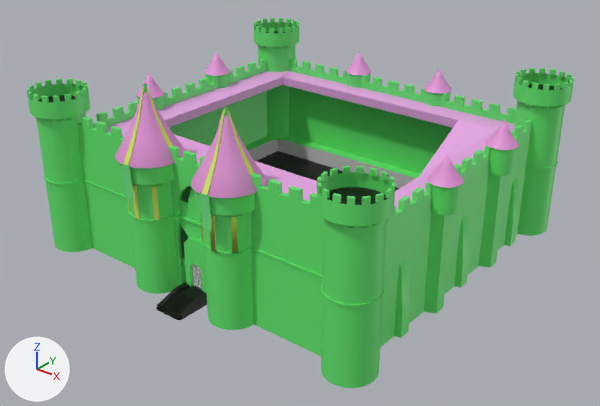
The FBX model Assets/Models/DarkDastleGreen.fbx, before and after one commit.
Camera for both pictures: a 50 mm lens placed at (64.9, -80.0, 55.2), pointed at (1.7, -1.1, 6.2). Lighting does not change. The marker at lower left points along +X, +Y and +Z. Where no turn or scale is listed for an object, it has been applied to the vertices.
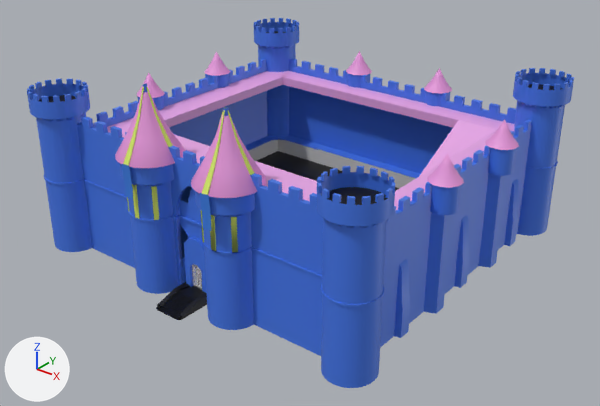
Where the change shows, as pixel boxes [x1, y1, x2, y2] in the pictures (600 x 406 px):
'Castle_Catle', recoloured (green to blue): [27, 18, 574, 388] in both

What the commit changed:
Material 'Castle' (mat_castle) changes colour from green #63e76f to blue #4377e7; in linear values from (0.125, 0.799, 0.159) to (0.0566, 0.183, 0.799).
Material 'Flag' (mat_flag) changes colour from green #71e786 to blue #3b7fe7; in linear values from (0.166, 0.8, 0.24) to (0.044, 0.213, 0.8).
